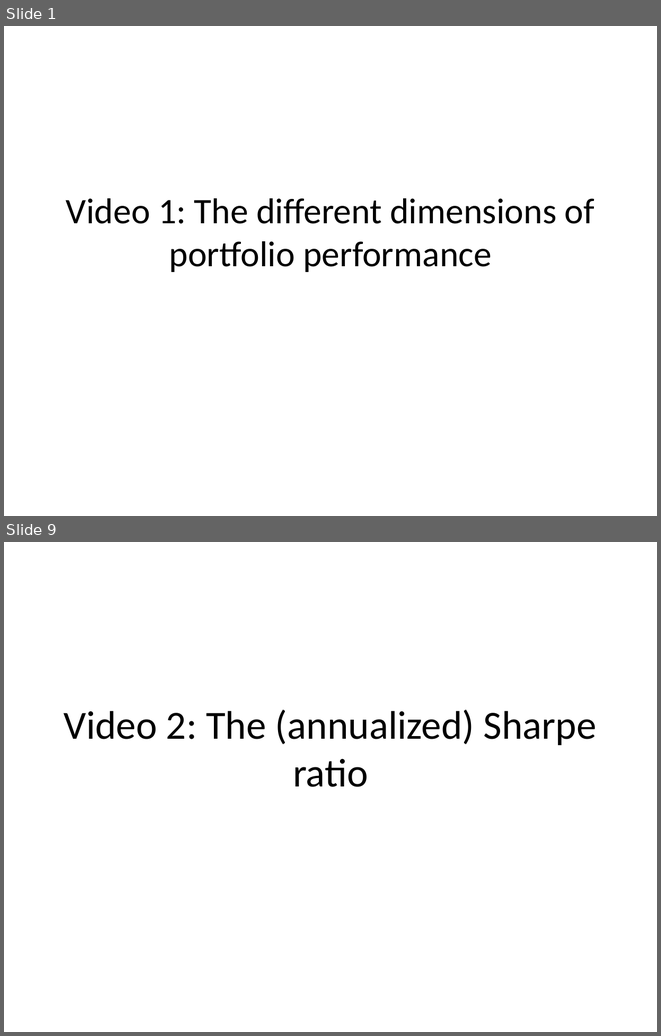
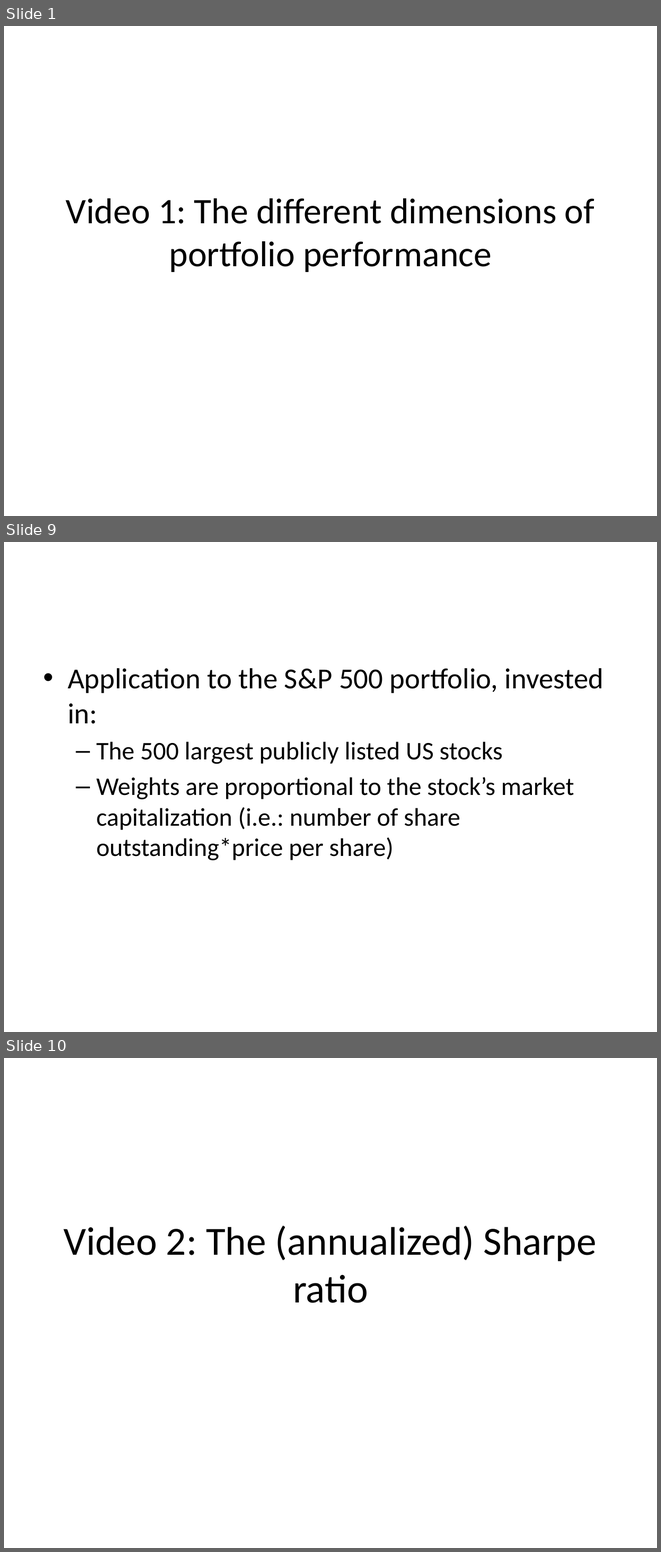
Before and after one commit to saciestudio/courses-intro-portfolio-analysis, a slide deck: scripts/Chapter2.pptx. Shown one above the other, each under a label of ours: slides 1 and 9 before the commit, slides 1, 9 and 10 after it; the slides between them are not shown. The pictures are 661x1036 and 661x1552 pixels, drawn with LibreOffice and Linux fonts; fonts in the diff are those of the drawing. Boxes give left, top, right and bottom in pixels: in the first picture for what was removed or moved away, otherwise in the second. Text is boxed around its words. In the diff, an @@ line names an element or a change of style, - is before the commit and + after.

```diff
--- a/scripts/Chapter2.pptx
+++ b/scripts/Chapter2.pptx
@@ slide 9 added at [4,542,657,1032], background #FFFFFF @@
@@ text added at [68,668,603,861], 28 pt, text #000000 @@
+• Application to the S&P 500 portfolio, invested in:
+  – The 500 largest publicly listed US stocks
+  – Weights are proportional to the stock’s market capitalization (i.e.: number of share outstanding*price per share)
@@ what was slide 9 is now slide 10 @@
```
Also in this commit, not shown: 19 other slides added, 2 slides removed, 3 other files.
